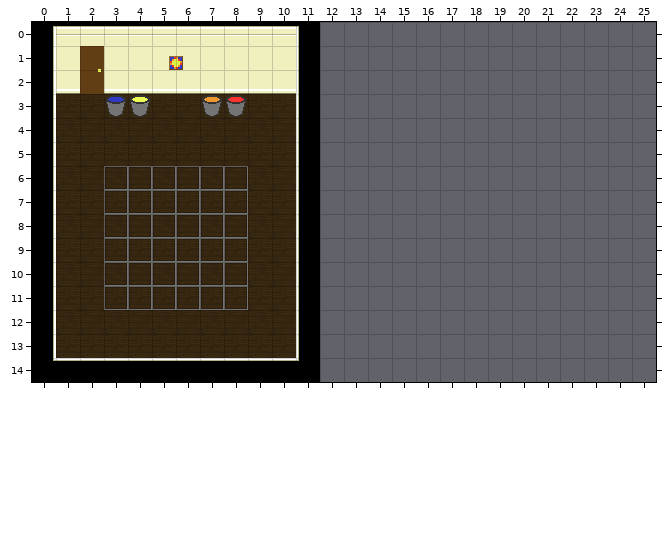
A Tiled map gets an edit: proj.win32/Debug.win32/res/maps/happy_sun_paint.tmx. The first picture shows the starting point.
Cells are 24x24 px. Shown: x 0..25, y 0..14. The old version is drawn lined up with the new one.
And afterwards:
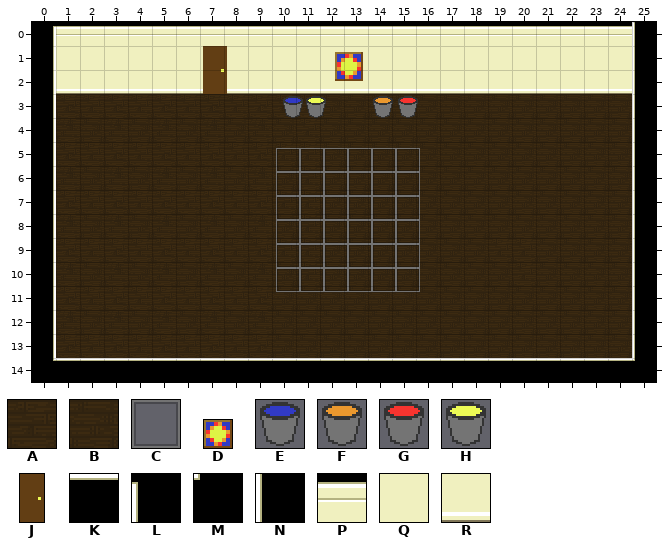
Key: from "Floor Tiles": A 8, B 15; from "special": C 5 "paint_overlay_dry", D 9 "tiny_sun_framed", E 15 "bucket_b", F 16 "bucket_o", G 17 "bucket_r", H 18 "bucket_y", J 23 "door"; from "walls": K 1, L 4, M 6, N 8, P 17, Q 25, R 33.
_ is an empty cell.
Objects are placed by their top-left corner, in cells (3,4 is the top-left corner of cell 3,4); size is 1x1 cell unless given.
Changes in this commit:
map size 12x15 -> 26x15 cells
Layer "Floor":
y 3..8: x 11..24 ______________ -> ABBBBBBBBBBBBB
y 9: x 11..24 ______________ -> ABBBBBBBAABBBB
y 10: x 11..24 ______________ -> ABBBBBBBBABBBB
y 11: x 10..24 A______________ -> BBBBBBBBBBBBBBB
y 12..13: x 11..24 ______________ -> BBBBBBBBBBBBBB
Layer "Walls":
y 0: x 11..25 L______________ -> PPPPPPPPPPPPPPN
y 1: x 11..25 N______________ -> QQQQQQQQQQQQQQN
y 2: x 11..25 N______________ -> RRRRRRRRRRRRRRN
y 3..13: x 11 N -> _; x 25 _ -> N
y 14: x 11..25 M______________ -> KKKKKKKKKKKKKKM
Layer "Painting Paints":
changed: G "bucket_r" at 8,3 -> G "bucket_r" at 15.2,3
changed: F "bucket_o" at 7,3 -> F "bucket_o" at 14.1,3
changed: E "bucket_b" at 3,3 -> E "bucket_b" at 10.4,3
changed: H "bucket_y" at 4,3 -> H "bucket_y" at 11.3,3
added: D "tiny_sun_framed" at 12.6,1.2 size 1.2x1.2
removed: D "tiny_sun_framed" at 5.7,1.4 size 0.6x0.6
Layer "Paint Tiles":
changed: C "paint_overlay_dry" at 3,6 -> C "paint_overlay_dry" at 10.2,5.2
changed: C "paint_overlay_dry" at 4,6 -> C "paint_overlay_dry" at 11.2,5.2
changed: C "paint_overlay_dry" at 5,6 -> C "paint_overlay_dry" at 12.2,5.2
changed: C "paint_overlay_dry" at 6,6 -> C "paint_overlay_dry" at 13.2,5.2
changed: C "paint_overlay_dry" at 7,6 -> C "paint_overlay_dry" at 14.2,5.2
changed: C "paint_overlay_dry" at 8,6 -> C "paint_overlay_dry" at 15.2,5.2
changed: C "paint_overlay_dry" at 3,7 -> C "paint_overlay_dry" at 10.2,6.2
changed: C "paint_overlay_dry" at 7,7 -> C "paint_overlay_dry" at 14.2,6.2
changed: C "paint_overlay_dry" at 5,7 -> C "paint_overlay_dry" at 12.2,6.2
changed: C "paint_overlay_dry" at 6,7 -> C "paint_overlay_dry" at 13.2,6.2
changed: C "paint_overlay_dry" at 8,7 -> C "paint_overlay_dry" at 15.2,6.2
changed: C "paint_overlay_dry" at 4,7 -> C "paint_overlay_dry" at 11.2,6.2
changed: C "paint_overlay_dry" at 3,8 -> C "paint_overlay_dry" at 10.2,7.2
changed: C "paint_overlay_dry" at 7,8 -> C "paint_overlay_dry" at 14.2,7.2
changed: C "paint_overlay_dry" at 6,8 -> C "paint_overlay_dry" at 13.2,7.2
changed: C "paint_overlay_dry" at 5,8 -> C "paint_overlay_dry" at 12.2,7.2
changed: C "paint_overlay_dry" at 8,8 -> C "paint_overlay_dry" at 15.2,7.2
changed: C "paint_overlay_dry" at 4,8 -> C "paint_overlay_dry" at 11.2,7.2
changed: C "paint_overlay_dry" at 4,9 -> C "paint_overlay_dry" at 11.2,8.2
changed: C "paint_overlay_dry" at 6,9 -> C "paint_overlay_dry" at 13.2,8.2
changed: C "paint_overlay_dry" at 5,9 -> C "paint_overlay_dry" at 12.2,8.2
changed: C "paint_overlay_dry" at 8,9 -> C "paint_overlay_dry" at 15.2,8.2
changed: C "paint_overlay_dry" at 7,9 -> C "paint_overlay_dry" at 14.2,8.2
changed: C "paint_overlay_dry" at 3,9 -> C "paint_overlay_dry" at 10.2,8.2
changed: C "paint_overlay_dry" at 7,10 -> C "paint_overlay_dry" at 14.2,9.2
changed: C "paint_overlay_dry" at 5,10 -> C "paint_overlay_dry" at 12.2,9.2
changed: C "paint_overlay_dry" at 4,10 -> C "paint_overlay_dry" at 11.2,9.2
changed: C "paint_overlay_dry" at 3,10 -> C "paint_overlay_dry" at 10.2,9.2
changed: C "paint_overlay_dry" at 6,10 -> C "paint_overlay_dry" at 13.2,9.2
changed: C "paint_overlay_dry" at 8,10 -> C "paint_overlay_dry" at 15.2,9.2
changed: C "paint_overlay_dry" at 7,11 -> C "paint_overlay_dry" at 14.2,10.2
changed: C "paint_overlay_dry" at 8,11 -> C "paint_overlay_dry" at 15.2,10.2
changed: C "paint_overlay_dry" at 4,11 -> C "paint_overlay_dry" at 11.2,10.2
changed: C "paint_overlay_dry" at 6,11 -> C "paint_overlay_dry" at 13.2,10.2
changed: C "paint_overlay_dry" at 3,11 -> C "paint_overlay_dry" at 10.2,10.2
changed: C "paint_overlay_dry" at 5,11 -> C "paint_overlay_dry" at 12.2,10.2
Layer "Door":
changed: J "door" at 2,1 size 1x2 -> J "door" at 7.1,1 size 1x2
Pixel boxes of the changes (left, top, right, bottom) in both pictures:
changed: (272, 22, 656, 382)
old place: (80, 46, 150, 117)
changed: (202, 46, 246, 117)
removed: (169, 56, 183, 70)
old place: (104, 166, 248, 310)
